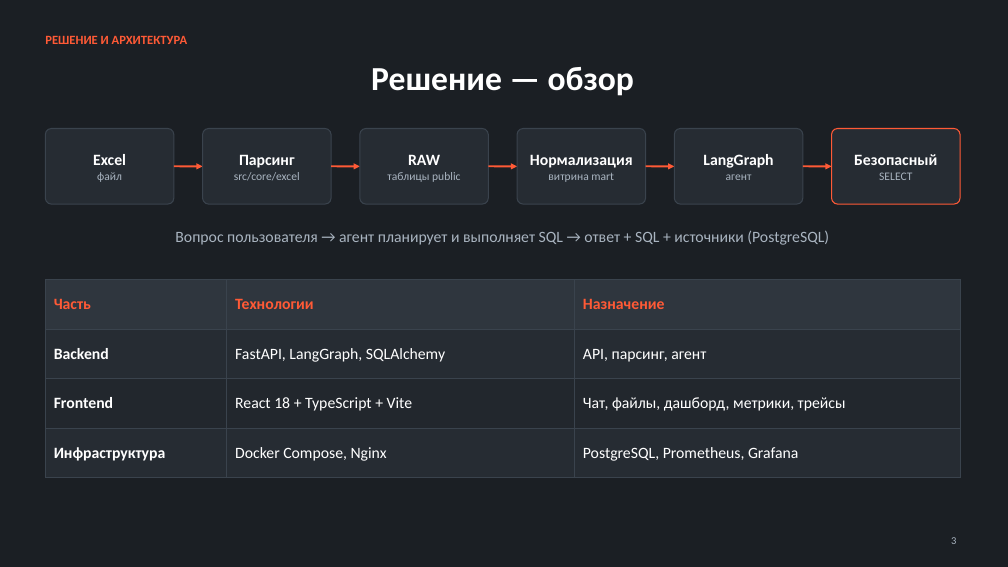
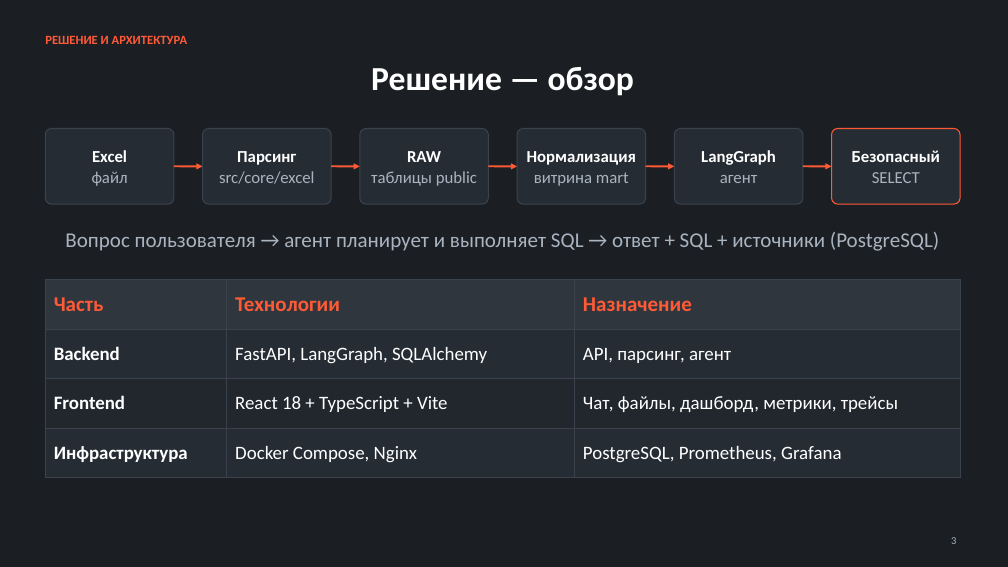
Before and after one commit to kostIT13/EVRAZ_ExcelAgent, a slide deck: slide 4 of data/EVRAZ_Agent_main.pptx. Drawn at 1008x567 pixels with LibreOffice and Linux fonts; fonts in the diff are those of the drawing. Boxes give left, top, right and bottom in pixels: in the first picture for what was removed or moved away, otherwise in the second. Text is boxed around its words. In the diff, an @@ line names an element or a change of style, - is before the commit and + after.

```diff
--- a/data/EVRAZ_Agent_main.pptx
+++ b/data/EVRAZ_Agent_main.pptx
@@ text "Excel" at (92, 150, 128, 186): size 15 to 16 pt in "Excel"; size 11 to 16 pt in "файл" @@
@@ text "Парсинг" at (219, 151, 314, 184): size 15 to 16 pt in "Парсинг"; size 11 to 16 pt in "src/core/excel" @@
@@ text "RAW" at (371, 151, 477, 186): size 15 to 16 pt in "RAW"; size 11 to 16 pt in "таблицы public" @@
@@ text "Нормализация" at (527, 151, 636, 186): size 15 to 16 pt in "Нормализация"; size 11 to 16 pt in "витрина mart" @@
@@ text "LangGraph" at (701, 150, 776, 183): size 15 to 16 pt in "LangGraph"; size 11 to 16 pt in "агент" @@
@@ text "Безопасный" at (852, 150, 940, 183): size 15 to 16 pt in "Безопасный"; size 11 to 16 pt in "SELECT" @@
@@ text "Вопрос пользователя → агент планирует ..." at (65, 232, 939, 251): size 15 to 20 pt @@
@@ table at (45, 280, 960, 478) @@
@@ size 15 to 20 pt in "Часть", "Технологии", "Назначение" @@
@@ size 15 to 18 pt in "Backend", "FastAPI, LangGraph, SQLAlchemy", "API, парсинг, агент", "Frontend" and 5 more places @@
```
Also in this commit, not shown: 9 other slides changed, 59 other files.
